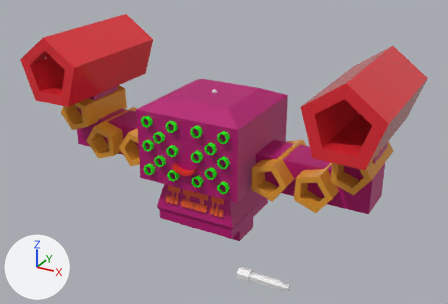
Renders of the glTF model dist/dat/model/boss.glb from each side of a commit.
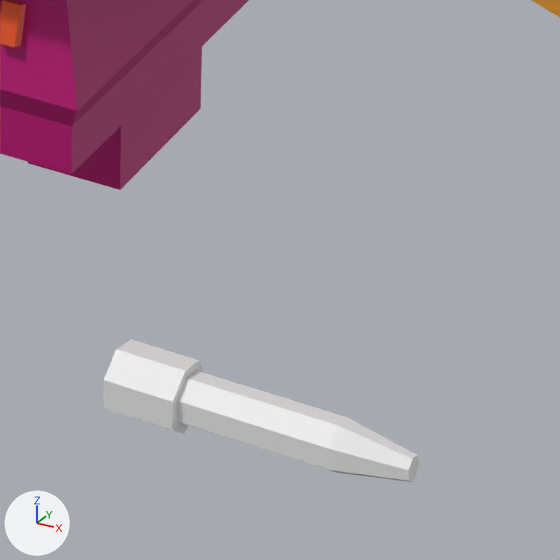
There are two pictures of each version: one whole from a 50 mm lens placed at (59.4, -104.0, 52.7), pointed at (5.6, -6.3, 3.8), one close up on the part from 49% to 70% of the width and 69% to 100% of the height. Every picture has the same lights, and +X, +Y and +Z are marked at lower left. Where no turn or scale is listed for an object, it has been applied to the vertices.

Objects in the first close-up: 'BodyDecoration', 'Cylinder.008', 'MainObject'.
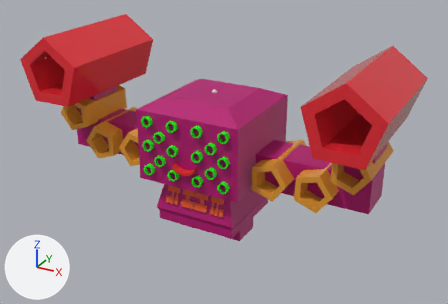
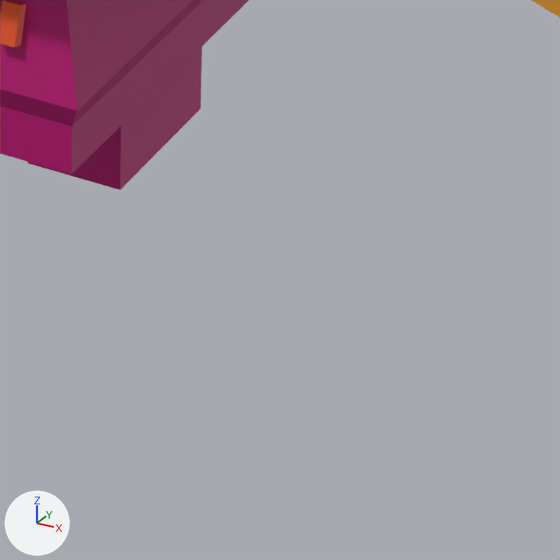
Location of each change, [x1, y1, x2, y2] in pixels of the close-ups (560 x 560 px):
'Cylinder.008', deleted
    before: [104, 339, 419, 482]

The edits, one by one:
Object 'Cylinder.008' (ob_cylinder_008) is deleted.
